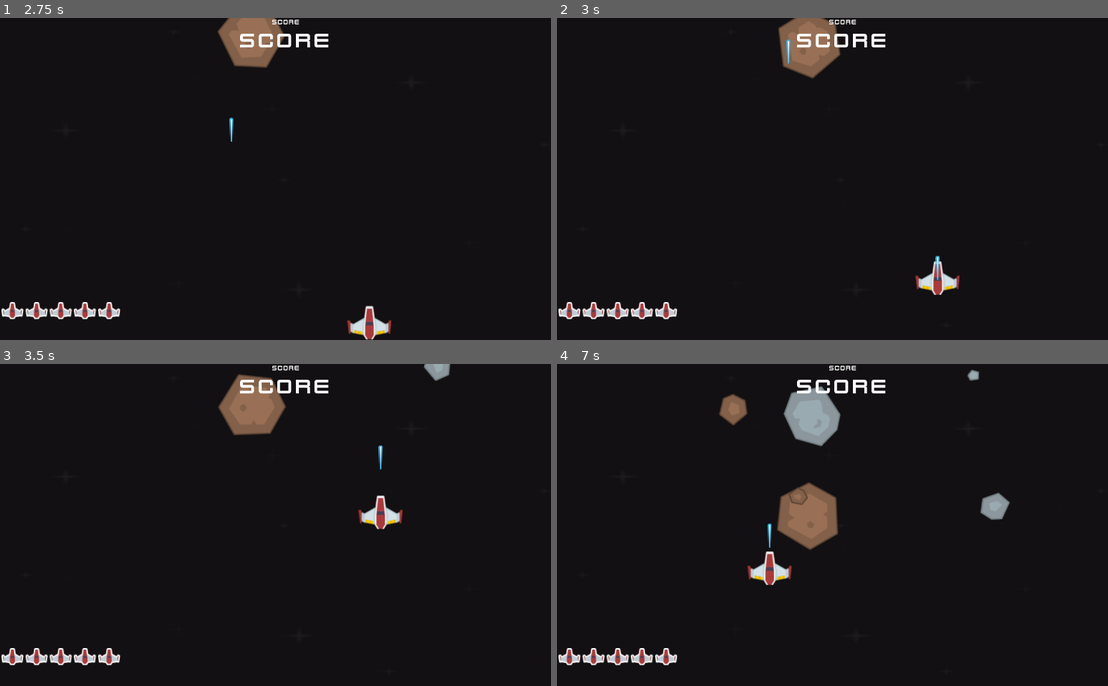
Above: before the commit, frames 1-4 (two rows, left to right).
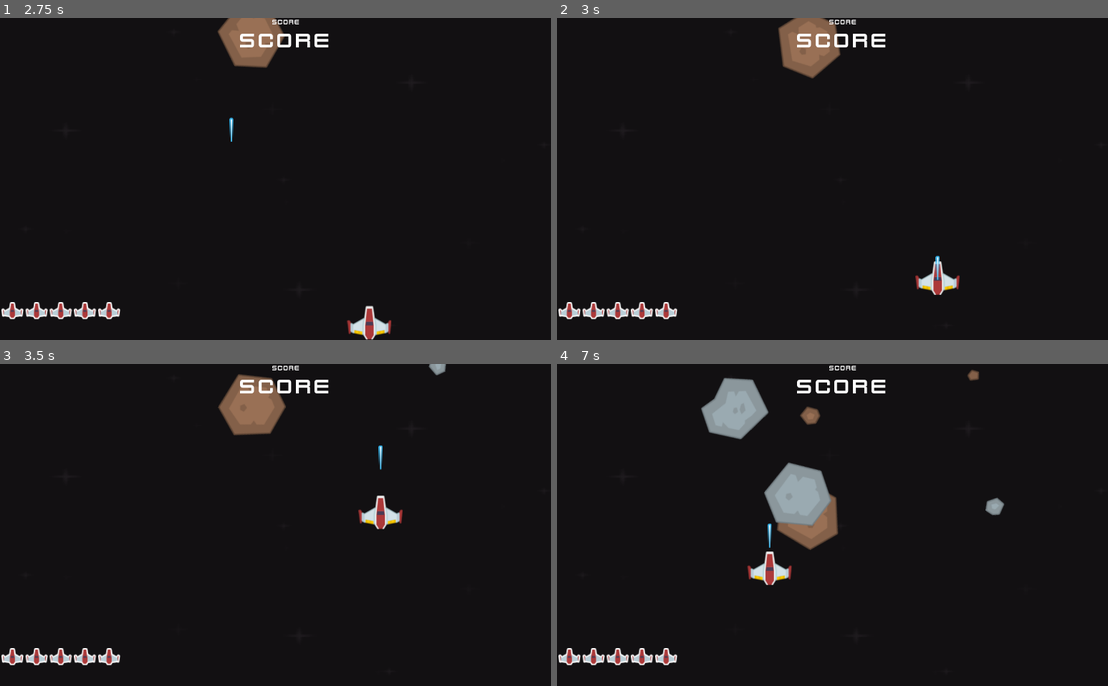
Above: after the commit, the same moments.

Repository: NotKhairy/SpaceShooter
Game: Godot game, scene res://Scenes/Level.tscn
Same seed, same stepped clock (60 frames per second), same inputs: the game is played once before the commit and once after it.
Inputs (mouse positions are in pixels of both pictures, inside the frame that each line leads up to):
- Up to frame 1 (2.75 s): tap Enter at 0.5 s; move the mouse to (413, 162) at 0.52 s; hold D (right) 0.53-1.28 s; click (413, 162) at 0.6 s; move the mouse to (170, 195) at 1.27 s; hold S (down) 1.28-2.03 s; click (170, 195) at 1.35 s; move the mouse to (341, 108) at 2.02 s; hold D (right) from 2.03 s (still down); click (341, 108) at 2.1 s
- Up to frame 2 (3 s): move the mouse to (815, 243) at 2.77 s; release D (right) at 2.78 s; hold W (up) from 2.78 s (still down); click (815, 243) at 2.85 s
- Up to frame 3 (3.5 s): keep holding W (up)
- Up to frame 4 (7 s): move the mouse to (1014, 573) at 3.52 s; release W (up) at 3.53 s; hold A (left) 3.53-5.03 s; click (1014, 573) at 3.6 s; move the mouse to (672, 476) at 4.27 s; click (672, 476) at 4.35 s; move the mouse to (871, 525) at 5.02 s; hold S (down) 5.03-5.78 s; click (871, 525) at 5.1 s; move the mouse to (755, 444) at 5.77 s; hold D (right) 5.78-6.53 s; click (755, 444) at 5.85 s; move the mouse to (970, 508) at 6.52 s; hold W (up) from 6.53 s (still down); click (970, 508) at 6.6 s

Frame 1 is identical in both runs. In frame 2, less than 0.1% of the frame differs, in the area x 41-43%, y 6-15%; in frame 3, 0.1%; in frame 4, 4.9%, in the area x 26-83%, y 1-51%.

Commit message:
Added laser collisions with meteors, meteor healths, and added dynamically created Polygon2Ds for each randomly created meteor

Diff:
--- a/Scenes/Level.tscn
+++ b/Scenes/Level.tscn
@@ -59,9 +59,9 @@
 autostart = true
 script = SubResource("GDScript_xylue")
 
+[node name="Lasers" type="Node2D" parent="."]
+
 [node name="Meteors" type="Node2D" parent="."]
-
-[node name="Lasers" type="Node2D" parent="."]
 
 [node name="GameUI" parent="." instance=ExtResource("4_fuudy")]
 
--- a/Scenes/laser.gd
+++ b/Scenes/laser.gd
@@ -1,4 +1,4 @@
-extends Area2D
+extends CharacterBody2D
 var laserSpeed: int = 700
 # Called when the node enters the scene tree for the first time.
 func _ready() -> void:
--- a/Scenes/laser.tscn
+++ b/Scenes/laser.tscn
@@ -3,7 +3,7 @@
 [ext_resource type="Script" uid="uid://ddvocrjbbaq2" path="res://Scenes/laser.gd" id="1_mou6w"]
 [ext_resource type="Texture2D" uid="uid://v3othg67vses" path="res://PNG/Lasers/laserBlue01.png" id="1_r1bh0"]
 
-[node name="Laser" type="Area2D"]
+[node name="Laser" type="CharacterBody2D"]
 collision_layer = 8
 collision_mask = 2
 script = ExtResource("1_mou6w")
--- a/Scenes/meteor.gd
+++ b/Scenes/meteor.gd
@@ -1,8 +1,25 @@
 extends Area2D
 var rng:= RandomNumberGenerator.new()
 var speed = rng.randi_range(7, 12)
-var arr = ["res://PNG/Meteors/meteorBrown_big1.png","res://PNG/Meteors/meteorBrown_big2.png","res://PNG/Meteors/meteorBrown_big3.png", "res://PNG/Meteors/meteorBrown_big4.png", "res://PNG/Meteors/meteorBrown_med1.png", "res://PNG/Meteors/meteorBrown_med3.png", "res://PNG/Meteors/meteorBrown_small1.png", "res://PNG/Meteors/meteorBrown_small2.png", "res://PNG/Meteors/meteorBrown_tiny1.png", "res://PNG/Meteors/meteorBrown_tiny2.png", "res://PNG/Meteors/meteorGrey_big1.png", "res://PNG/Meteors/meteorGrey_big2.png", "res://PNG/Meteors/meteorGrey_big3.png", "res://PNG/Meteors/meteorGrey_big4.png", "res://PNG/Meteors/meteorGrey_med1.png", "res://PNG/Meteors/meteorGrey_med2.png", "res://PNG/Meteors/meteorGrey_small1.png", "res://PNG/Meteors/meteorGrey_small2.png", "res://PNG/Meteors/meteorGrey_tiny1.png", "res://PNG/Meteors/meteorGrey_tiny2.png"]
+var health
+var arr = [
+	"res://PNG/Meteors/meteorBrown_big1.png","res://PNG/Meteors/meteorBrown_big2.png","res://PNG/Meteors/meteorBrown_big3.png",
+	"res://PNG/Meteors/meteorBrown_big4.png","res://PNG/Meteors/meteorGrey_big1.png","res://PNG/Meteors/meteorGrey_big2.png",
+	"res://PNG/Meteors/meteorGrey_big3.png", "res://PNG/Meteors/meteorGrey_big4.png",
+	"res://PNG/Meteors/meteorBrown_med1.png", "res://PNG/Meteors/meteorBrown_med3.png", "res://PNG/Meteors/meteorGrey_med1.png",
+	"res://PNG/Meteors/meteorGrey_med2.png",
+	"res://PNG/Meteors/meteorBrown_small1.png", "res://PNG/Meteors/meteorBrown_small2.png",
+	"res://PNG/Meteors/meteorGrey_small1.png", "res://PNG/Meteors/meteorGrey_small2.png",
+	"res://PNG/Meteors/meteorGrey_tiny1.png", "res://PNG/Meteors/meteorGrey_tiny2.png", "res://PNG/Meteors/meteorBrown_tiny1.png",
+	"res://PNG/Meteors/meteorBrown_tiny2.png"]
+var arr2 = [
+
+]
 var rotation_speed: int
+@export var recalculate_geometry : bool :
+	set(_value):
+		_create_polygon2d_nodes_from_sprite2d()
+
 signal collision
 
 func _ready() -> void:
@@ -13,11 +30,49 @@
 	position = Vector2(random_x,random_y)
 	rotation_speed = rng.randi_range(40,100)
 	$MeteorPicture.set_texture(load(arr[random_texture_index]))
+	_create_polygon2d_nodes_from_sprite2d()
+	if (random_texture_index >= 0 && random_texture_index <8):
+		health = 7
+	elif(random_texture_index >= 8 && random_texture_index <12) :
+		health = 5
+	elif(random_texture_index >= 12 && random_texture_index <16):
+		health = 3
+	elif(random_texture_index >= 16 && random_texture_index <20):
+		health = 1
 
 
 func _process (delta):
 	position += Vector2(0,10) * speed * delta
 	rotation_degrees += rotation_speed * delta
 
-func _on_body_entered(_body: Node2D) -> void:
-	collision.emit()
+func _on_body_entered(body: Node2D) -> void:
+	if (body.name == "Player") :
+		collision.emit()
+	else :
+		health -= 1
+		if(health <= 0) :
+			queue_free()
+func _create_polygon2d_nodes_from_sprite2d():
+	# Assume Sprite2D with texture and StaticBody2D exist
+	var sprite = $MeteorPicture
+	var static_body = self
+
+	# Destroy Existing Collision Polygons
+	for node in static_body.find_children("*", "CollisionPolygon2D"):
+		node.queue_free()
+
+	# Generate Bitmap from Sprite2D
+	var image = sprite.texture.get_image()
+	var bitmap = BitMap.new()
+	bitmap.create_from_image_alpha(image)
+
+	# Convert Bitmap to Polygons
+	var polys = bitmap.opaque_to_polygons(Rect2(Vector2.ZERO, image.get_size()), 0.0)
+
+	# Create CollisionPolygon2D Nodes from Polygons
+	for poly in polys:
+		var collision_polygon = CollisionPolygon2D.new()
+		collision_polygon.polygon = poly
+		static_body.add_child(collision_polygon)
+		collision_polygon.set_owner(get_tree().get_edited_scene_root())
+		collision_polygon.position -= sprite.texture.get_size() / 2
--- /dev/null
+++ b/scripts/sprite_to_collision_polygon.gd
@@ -0,0 +1,41 @@
+# Tool to regenerate CollisionPolygon2D nodes from a sprite node
+# when the scenes is loaded or when the "Recalculate Geometry" checkbox
+# is clicked in the inspector.
+
+@tool
+extends Node2D
+
+# Regenerate Collision Nodes On Click in Inspector
+@export var recalculate_geometry : bool :
+	set(_value):
+		_create_polygon2d_nodes_from_sprite2d()
+
+# Regenerate Collision Nodes When Texture Changes
+func _ready():
+	if Engine.is_editor_hint():
+		$Sprite2D.connect("texture_changed", _create_polygon2d_nodes_from_sprite2d)
+
+func _create_polygon2d_nodes_from_sprite2d():
+	# Assume Sprite2D with texture and StaticBody2D exist
+	var sprite = $Sprite2D
+	var static_body = $StaticBody2D
+
+	# Destroy Existing Collision Polygons
+	for node in static_body.find_children("*", "CollisionPolygon2D"):
+		node.queue_free()
+
+	# Generate Bitmap from Sprite2D
+	var image = sprite.texture.get_image()
+	var bitmap = BitMap.new()
+	bitmap.create_from_image_alpha(image)
+
+	# Convert Bitmap to Polygons
+	var polys = bitmap.opaque_to_polygons(Rect2(Vector2.ZERO, image.get_size()), 0.0)
+
+	# Create CollisionPolygon2D Nodes from Polygons
+	for poly in polys:
+		var collision_polygon = CollisionPolygon2D.new()
+		collision_polygon.polygon = poly
+		static_body.add_child(collision_polygon)
+		collision_polygon.set_owner(get_tree().get_edited_scene_root())
+		collision_polygon.position -= sprite.texture.get_size() / 2
Not shown, added: scripts/sprite_to_collision_polygon.gd.uid
